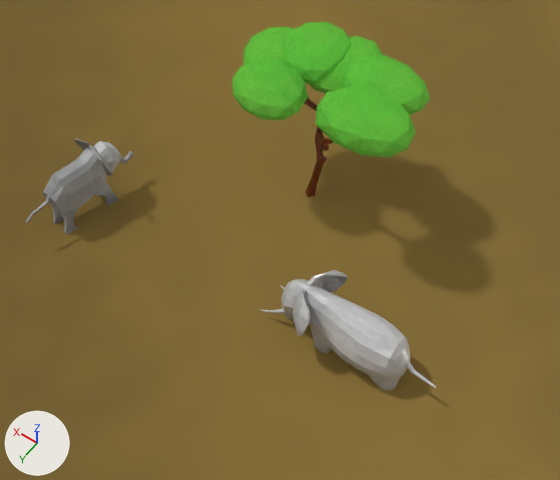
One commit to the Blender file models/scene/savanna_with_textures-follow-path.blend: the scene before it, then after it.
Before and after are seen from a 50 mm lens placed at (-10.62, 15.0, 22.47), pointed at (-1.3, 1.96, 1.98). Arrows for +X, +Y and +Z are at lower left; the lights stay in place.

Names of what the first picture shows: 'Plane', 'elephant-model', 'leafs', 'leafs2', 'leafs3', 'leafs4', 'leafs5', 'leafs6', 'słoń.002', 'trunk'.
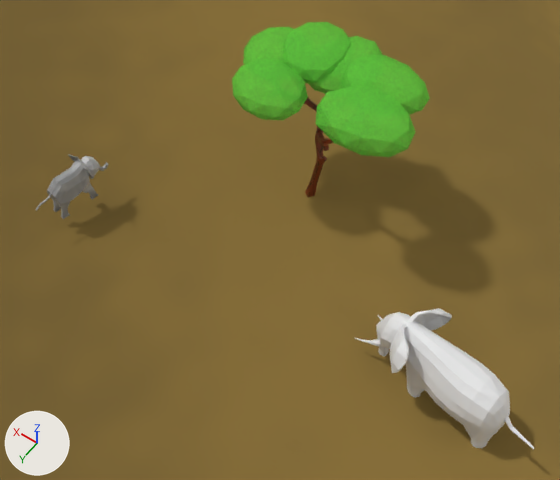
Commit message: add new elephant mum to every scene

Boxes [x1, y1, x2, y2] around the edits, measured in the pictures (560 x 480 px):
'słoń.002', recoloured, moved, turned: before [260, 270, 436, 391]; after [354, 308, 535, 449]
'elephant-model', moved, rescaled (31% narrower, 33% shorter): before [26, 138, 134, 235]; after [35, 154, 109, 219]

The edits, one by one:
me_plane_003 has 888 vertices, 870 faces and spans x -1.52..2.16, y -2.64..3.68, z -1.28..1.28.
me_plane_003 no longer uses material mat_small_elephant.
Object 'słoń.002' (ob_słoń_002) moves from (-4.35, 3.14, 1.04) to (-7.66, 2.83, 1.38).
Object 'słoń.002' (ob_słoń_002) turns from (-90, 93, 0) to (-90, 93, -9) degrees about x, y and z.
Object 'elephant-model' (ob_elephant_model) moves from (6.35, 3.59, -0.01) to (6.41, 3.94, 0.68).
Object 'elephant-model' (ob_elephant_model) is rescaled from (1.0, 1.0, 1.0) to (0.668, 0.668, 0.668).
